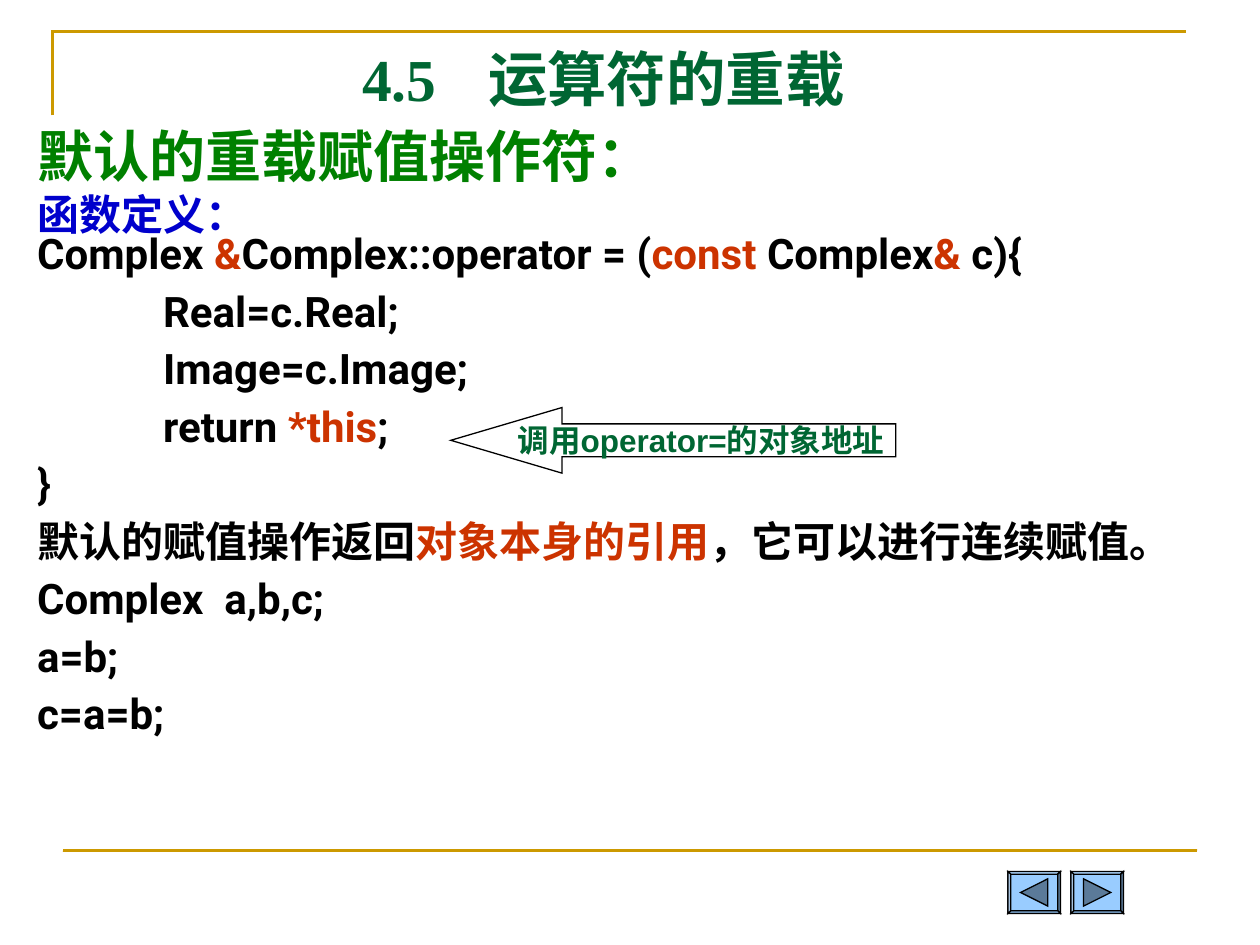
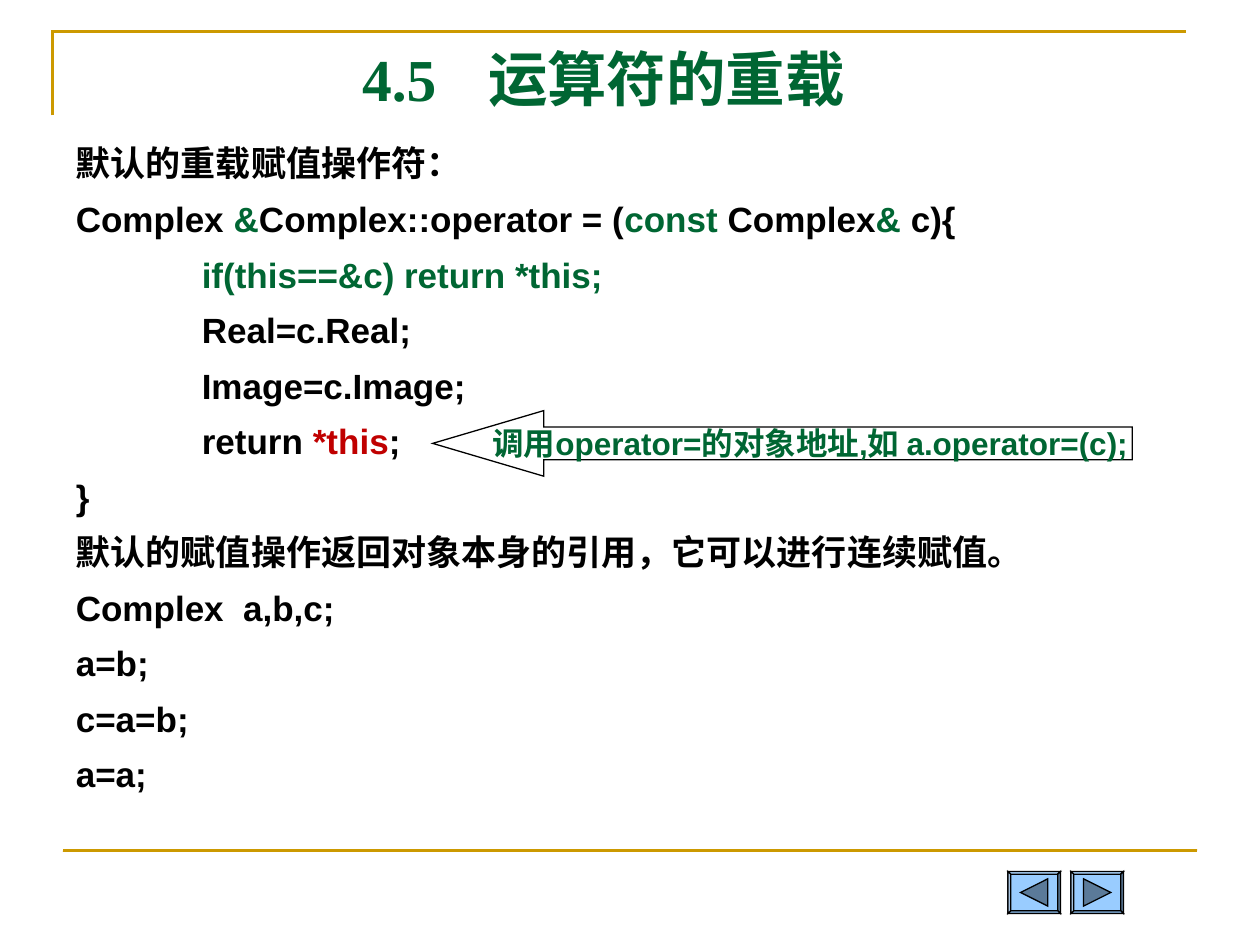
Before and after one commit to Changhe160/Changhe160.github.io, a slide deck: slide 53 of teachingRes/Cplusplus/unit04类与对象.ppt. Drawn at 1260x945 pixels with LibreOffice and Linux fonts; fonts in the diff are those of the drawing. Boxes give left, top, right and bottom in pixels: in the first picture for what was removed or moved away, otherwise in the second. Text is boxed around its words. In the diff, an @@ line names an element or a change of style, - is before the commit and + after.

```diff
--- a/teachingRes/Cplusplus/unit04类与对象.ppt
+++ b/teachingRes/Cplusplus/unit04类与对象.ppt
@@ text "默认的重载赋值操作符：": place and size @@
-text "默认的重载赋值操作符：" at box(37, 129, 1171, 737)
+text "默认的重载赋值操作符：" at box(76, 146, 1022, 793)
@@ text at box(76, 146, 1022, 738): size 32 to 20 pt, text colour #008000 to #000000 in "默认的重载赋值操作符："; font Roboto to Arial in "默认的重载赋值操作符：", "Complex &Complex::operator = (const Complex& c){", "Real=c.Real;", "Image=c.Image;" and 6 more places; size 24 to 20 pt in "Complex &Complex::operator = (const Complex& c){", "Real=c.Real;", "Image=c.Image;", "return *this;" and 5 more places; text colour #CC3300 to #006633 in "&Complex::operator (const Complex&"; text colour #CC3300 to #C00000 in "*this;"; text colour #CC3300 to #000000 in "默认的赋值操作返回对象本身的引用，它可以进行连续赋值。"; alignment justified to left; line spacing 1 to 0.8; more space between paragraphs; line spacing 0.1 to 0.8; less space between paragraphs @@
@@ text at box(37, 194, 247, 241): paragraph removed @@
-函数定义：
@@ text at box(202, 262, 603, 294): paragraph added @@
+if(this==&c) return *this;
@@ left arrow "调用operator=的对象地址,如 a.operator=(c);": place and size @@
-left arrow "调用operator=的对象地址,如 a.operator=(c);" at box(451, 407, 896, 472)
+left arrow "调用operator=的对象地址,如 a.operator=(c);" at box(432, 411, 1131, 476)
@@ left arrow "调用operator=的对象地址,如 a.operator=(c);" at box(432, 411, 1131, 476): proportions changed @@
@@ text in left arrow at box(492, 423, 1128, 464): text changed @@
-调用operator=的对象地址
+调用operator=的对象地址,如 a.operator=(c);
@@ text at box(76, 768, 147, 793): paragraph added @@
+a=a;
```
Also in this commit, not shown: 17 other slides changed, 1 slide added, 2 slides removed, 1 other file.
